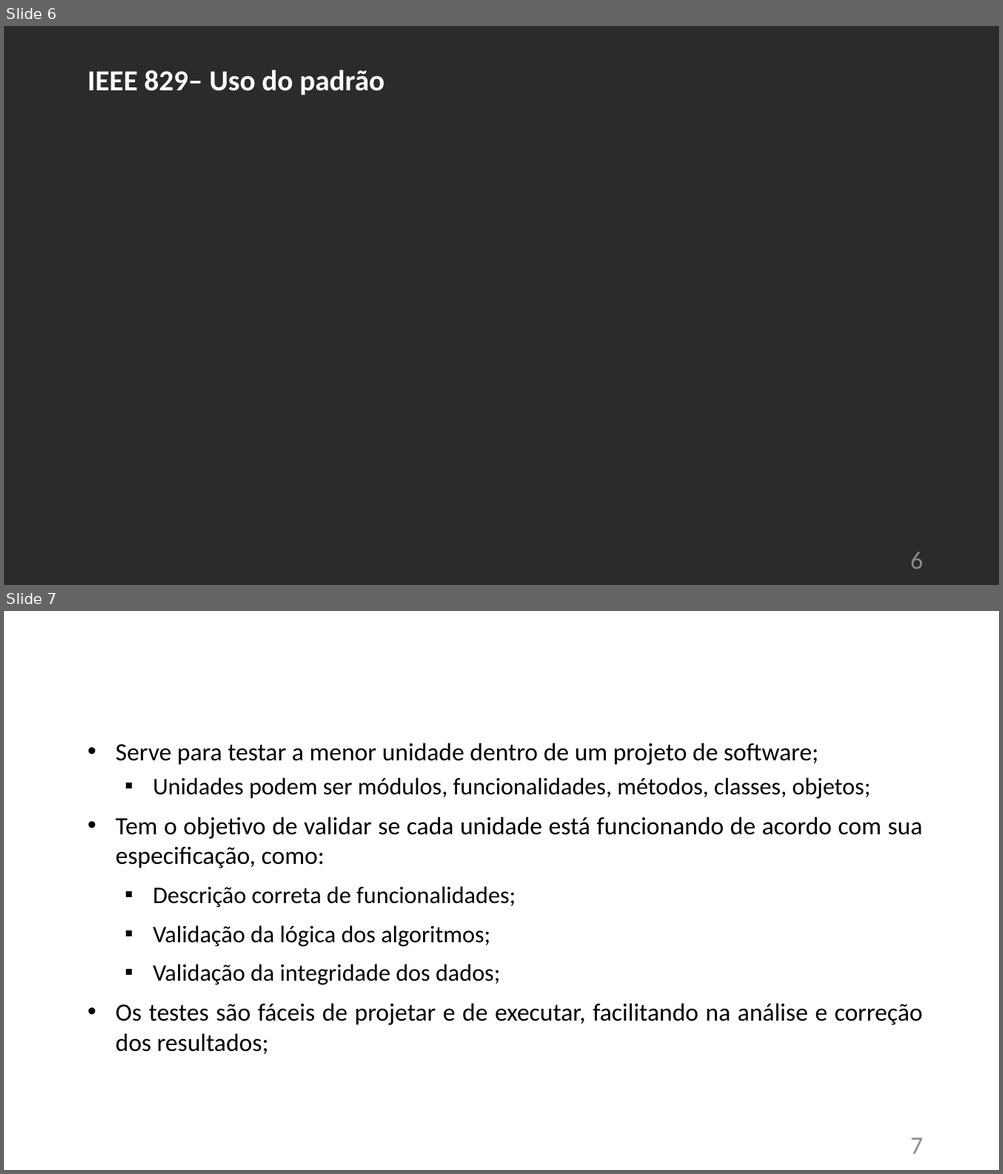
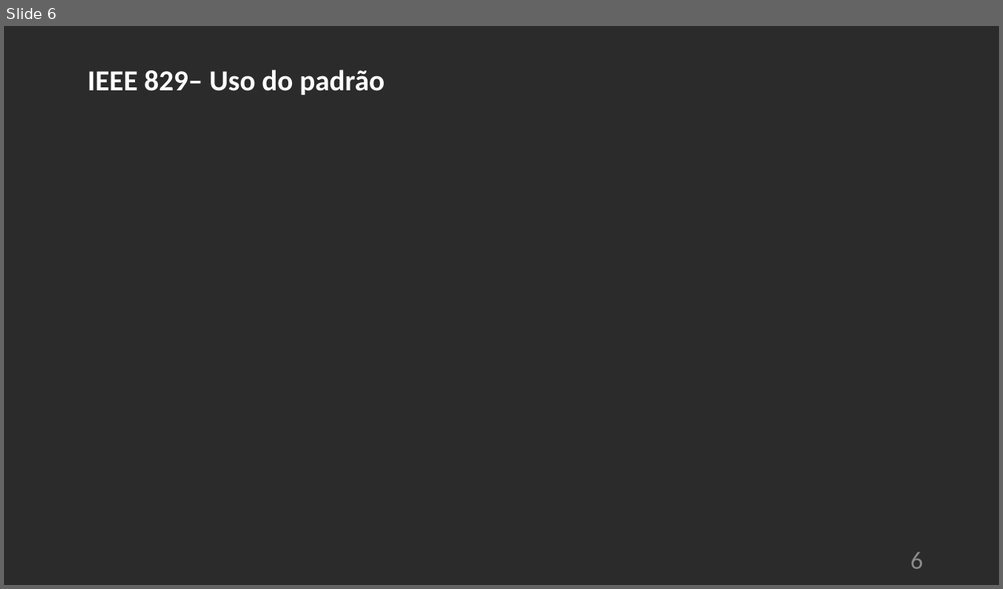
Before and after one commit to Teh-Venom/ChronoSchool, a slide deck: doc/ChronoSchool.pptx. Shown one above the other, each under a label of ours: slides 6 and 7 before the commit, slide 6 after it. The pictures are 1003x1174 and 1003x589 pixels, drawn with LibreOffice and Linux fonts; fonts in the diff are those of the drawing; background and template pictures are left out; a plain dark background stands for a picture behind light text. Boxes give left, top, right and bottom in pixels: in the first picture for what was removed or moved away, otherwise in the second. Text is boxed around its words. In the diff, an @@ line names an element or a change of style, - is before the commit and + after.

```diff
--- a/doc/ChronoSchool.pptx
+++ b/doc/ChronoSchool.pptx
@@ slide 7 removed at bbox=[4, 611, 999, 1170], background picture (left out) @@
@@ text removed at bbox=[80, 647, 745, 706] @@
-Teste Unitário – Objetivos
@@ text removed at bbox=[116, 743, 922, 1054] @@
-• Serve para testar a menor unidade dentro de um projeto de software;
-  ▪ Unidades podem ser módulos, funcionalidades, métodos, classes, objetos;
-• Tem o objetivo de validar se cada unidade está funcionando de acordo com sua especificação, como:
-  ▪ Descrição correta de funcionalidades;
-  ▪ Validação da lógica dos algoritmos;
-  ▪ Validação da integridade dos dados;
-• Os testes são fáceis de projetar e de executar, facilitando na análise e correção dos resultados;
@@ page number removed at bbox=[910, 1138, 922, 1154] @@
-7
```
Also in this commit, not shown: 3 slides changed, 3 slides added, 4 other slides removed, 2 other files.
